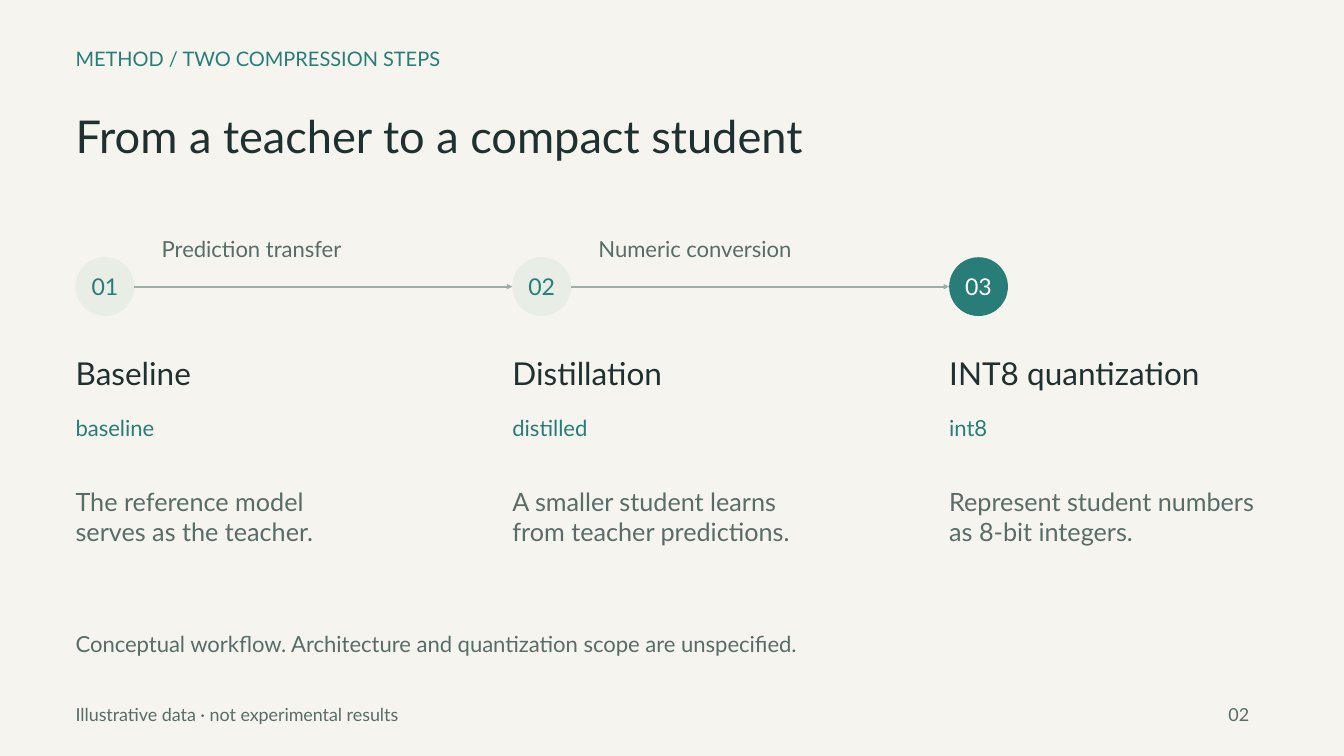
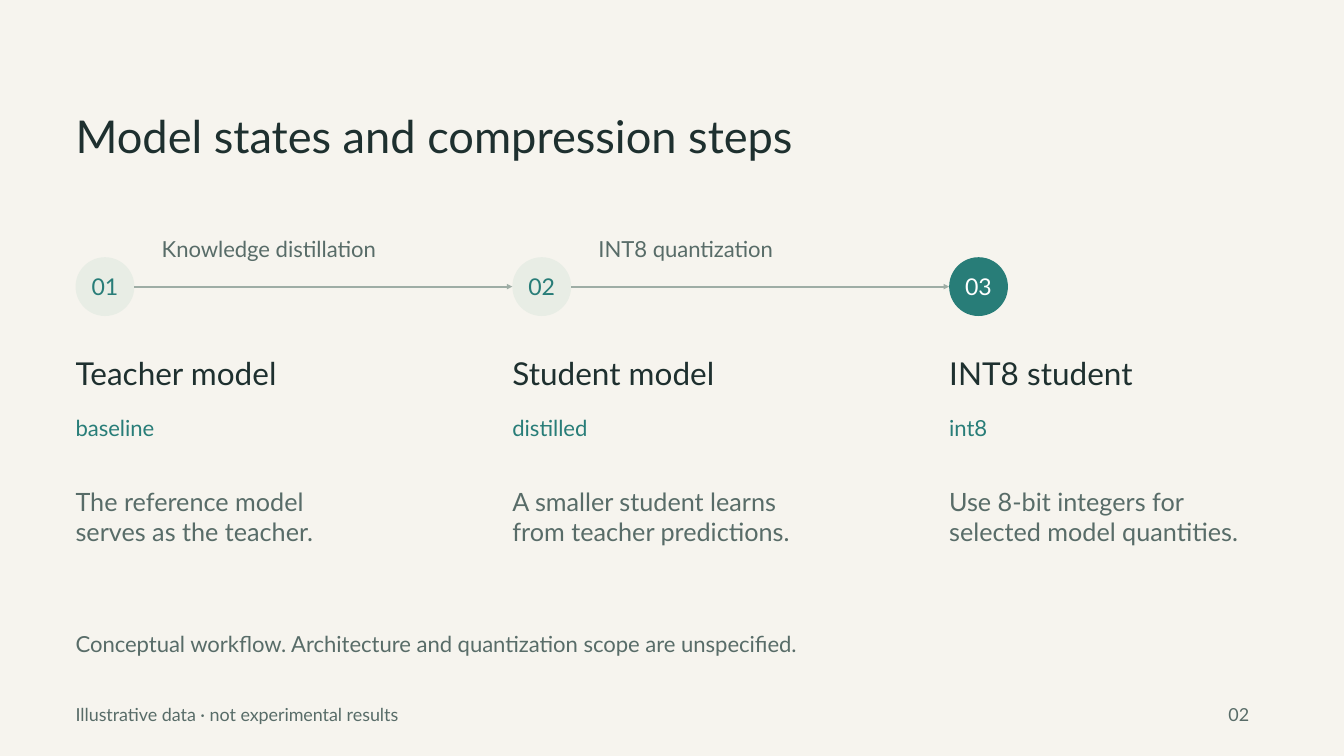
Before and after one commit to ChihyunAhn0309/ppt-art-director, a slide deck: slide 2 of examples/research-seminar/animated.pptx. Drawn at 1344x756 pixels with LibreOffice and Linux fonts; fonts in the diff are those of the drawing. Boxes give left, top, right and bottom in pixels: in the first picture for what was removed or moved away, otherwise in the second. Text is boxed around its words. In the diff, an @@ line names an element or a change of style, - is before the commit and + after.

```diff
--- a/examples/research-seminar/animated.pptx
+++ b/examples/research-seminar/animated.pptx
@@ text at [76,119,792,161]: text changed; size 14.2 to 32.2 pt; text colour #287D78 to #1E302F @@
-METHOD / TWO COMPRESSION STEPS
+Model states and compression steps
@@ text removed at [76,119,802,161] @@
-From a teacher to a compact student
@@ text "INT8 quantization": place and size @@
-text "INT8 quantization" at [949,362,1199,391]
+text "INT8 quantization" at [598,241,773,261]
@@ text "INT8 quantization" at [598,241,773,261]: size 22.5 to 15.8 pt, text colour #1E302F to #586C68 @@
@@ text at [162,240,376,261]: text changed @@
-Prediction transfer
+Knowledge distillation
@@ text removed at [598,241,791,257] @@
-Numeric conversion
@@ text at [76,361,277,386]: text changed @@
-Baseline
+Teacher model
@@ text at [512,361,715,386]: text changed @@
-Distillation
+Student model
@@ text added at [949,361,1133,386], 22.5 pt, text #1E302F @@
+INT8 student
@@ text at [949,492,1238,545]: text changed @@
-Represent student numbers
-as 8-bit integers.
+Use 8-bit integers for
+selected model quantities.
```
Also in this commit, not shown: 4 other slides changed, 39 other files.
